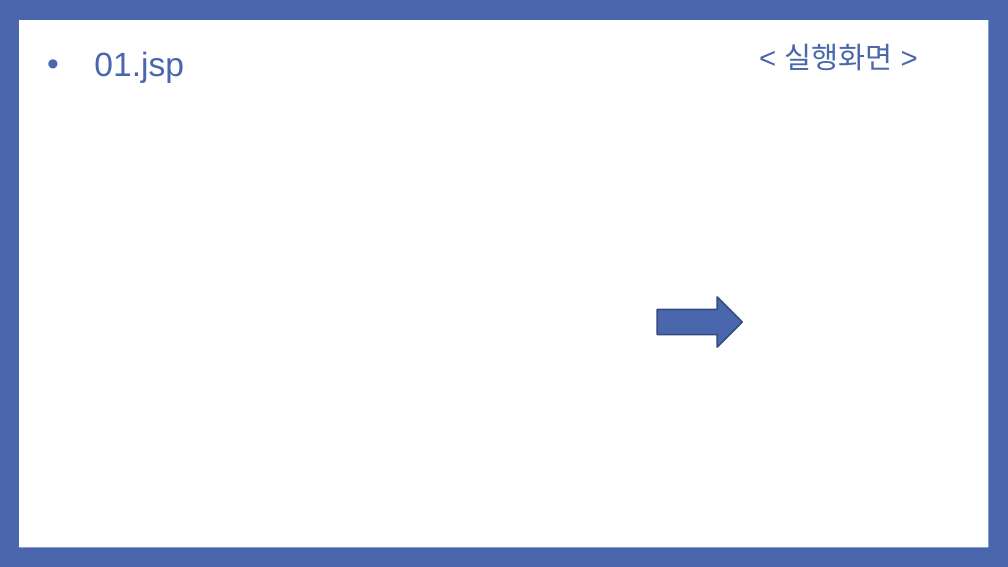
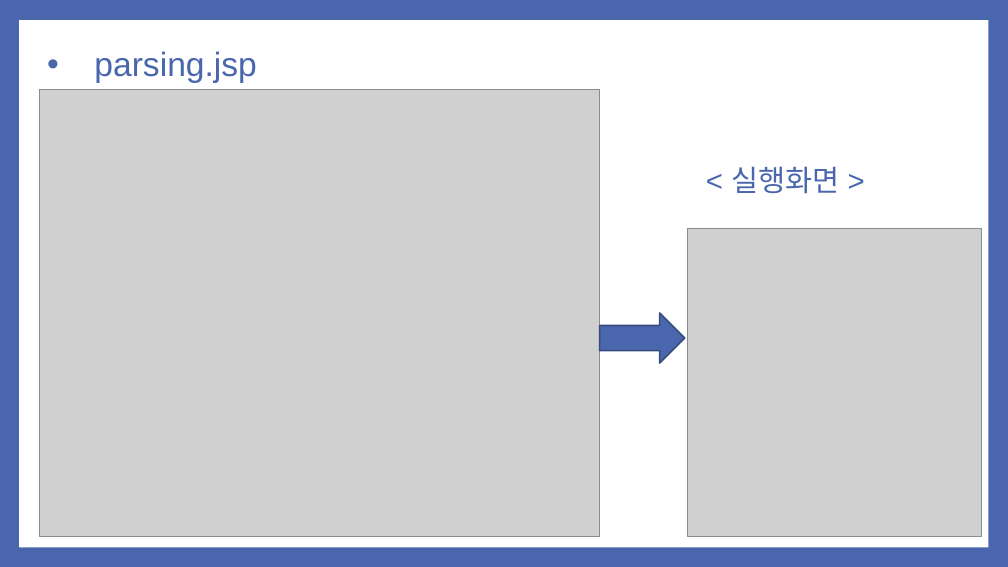
Before and after one commit to noheul1030/KOPO-HTML, a slide deck: slide 4 of 과제PPT/기업업무 6강.pptx. Drawn at 1008x567 pixels with LibreOffice and Linux fonts; fonts in the diff are those of the drawing; grey boxes stand for pictures. Boxes give left, top, right and bottom in pixels: in the first picture for what was removed or moved away, otherwise in the second. Text is boxed around its words. In the diff, an @@ line names an element or a change of style, - is before the commit and + after.

```diff
--- a/과제PPT/기업업무 6강.pptx
+++ b/과제PPT/기업업무 6강.pptx
@@ title at (94,51,256,83): text changed @@
-• 01.jsp
+• parsing.jsp
@@ picture added at (39,90,600,537) @@
@@ text "< 실행화면 >": place and size @@
-text "< 실행화면 >" at (784,43,892,71)
+text "< 실행화면 >" at (731,166,839,194)
@@ picture added at (688,228,982,537) @@
@@ right arrow: place and size @@
-right arrow at (657,297,743,347)
+right arrow at (600,313,685,363)
```
Also in this commit, not shown: 1 other slide changed.
